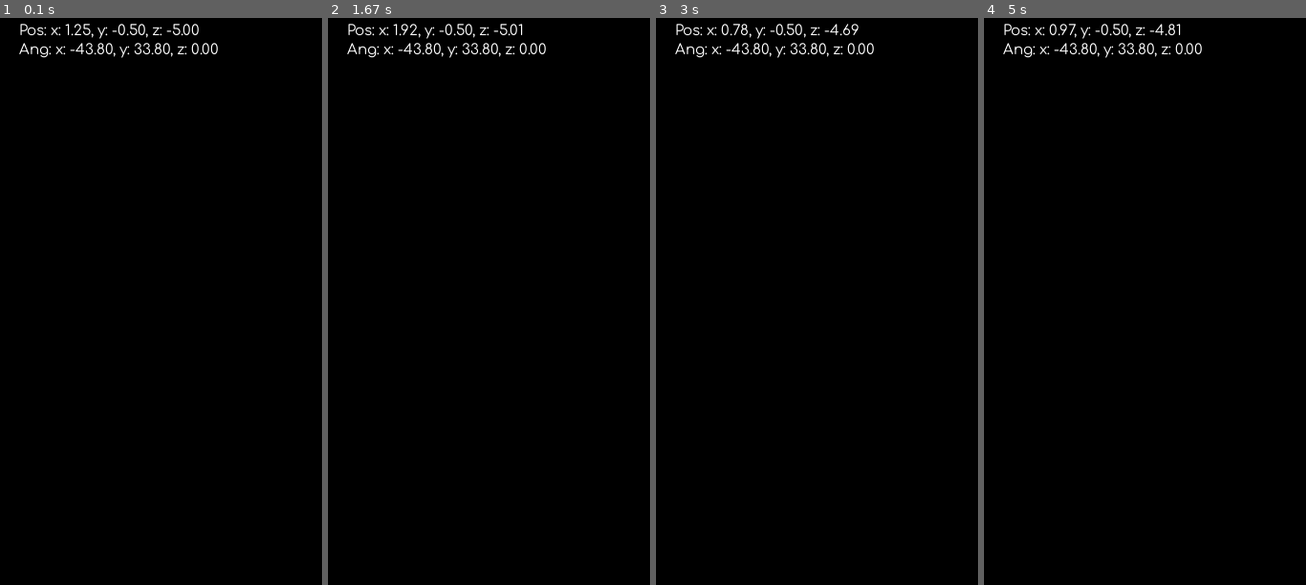
Above: before the commit, frames 1-4 (left to right).
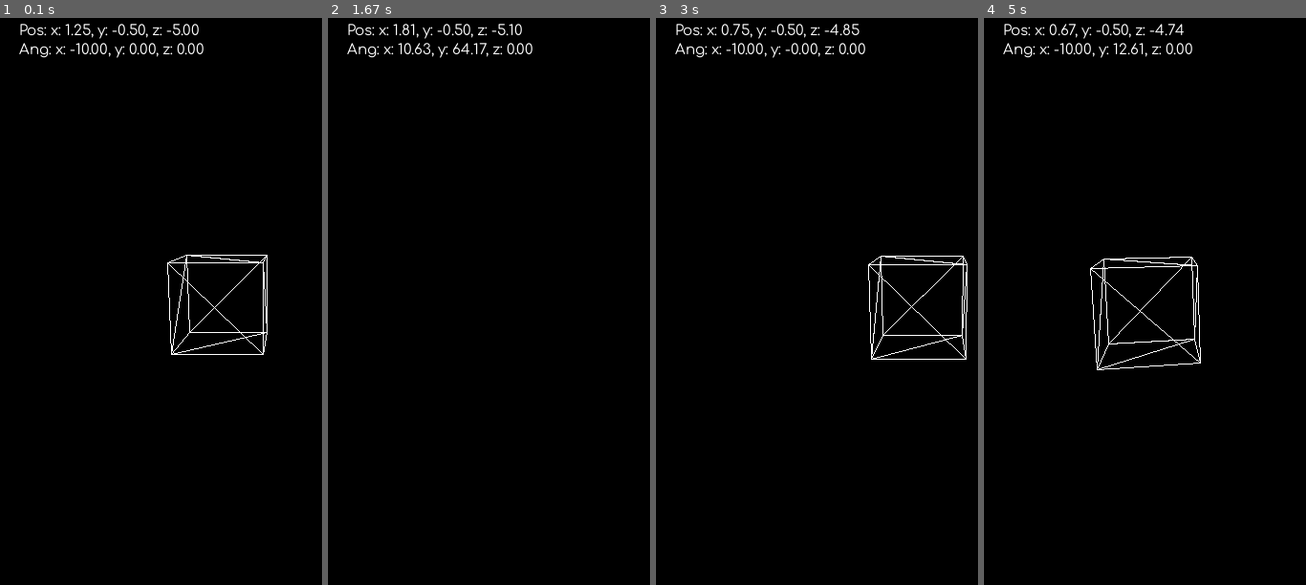
Above: after the commit, the same moments.

Repository: TreeWonTwoToFor/personal_projects
Game: pygame game, started from Python/Needs_Work/TreeOS/World/world_package/v3/main.py
Same seed, same stepped clock (60 frames per second), same inputs: the game is played once before the commit and once after it.
Inputs:
- Up to frame 1 (0.1 s): no input
- Up to frame 2 (1.67 s): hold Right 0.33-0.8 s; hold Up 0.83-1.13 s; hold W 0.83-1.13 s; hold Right 1.17-1.63 s; hold D 1.17-1.63 s
- Up to frame 3 (3 s): hold Left 1.67-2.2 s; hold A 1.67-2.2 s; hold Down 2.23-2.53 s; hold S 2.23-2.53 s; hold Left 2.57-2.97 s; hold A 2.57-2.97 s
- Up to frame 4 (5 s): hold Up 3-3.37 s; hold W 3-3.37 s; hold Right 3.4-4.03 s; hold D 3.4-4.03 s; hold Down 4.07-4.43 s; hold S 4.07-4.43 s; hold Left 4.47-4.93 s; hold A 4.47-4.93 s; hold Right from 4.97 s (still down); hold D from 4.97 s (still down)

The runs differ from the first frame. In frame 1, 1.2% of the frame differs, in the area x 23-84%, y 4-60%; in frame 2, 0.9%; in frame 3, 1.4%; in frame 4, 1.4%, in the area x 23-68%, y 1-63%.

Commit message:
started imporving the graphics with polygons. wip tho

Diff:
--- a/Python/Needs_Work/TreeOS/World/world_package/v3/Draw.py
+++ b/Python/Needs_Work/TreeOS/World/world_package/v3/Draw.py
@@ -2,6 +2,7 @@
 import math
 
 import Point
+import Polygon
 
 # Functions for 3d manipulations
 
@@ -19,11 +20,11 @@
     new_position = (math.cos(theta+d_theta)*distance+player_position[0], math.sin(theta+d_theta)*distance+player_position[1])
     return new_position
 
-def perspective_projection(screen, projected_point, camera_point, camera_orientation):
+def perspective_projection(screen, projected_point, camera):
     # redefining our list inputs into points/vectors with names that align with wikipedia
     a = Point.Point(projected_point[0], projected_point[1], projected_point[2])
-    c = camera_point
-    theta = camera_orientation
+    c = camera.point
+    theta = camera.angle
     # now we need to find the 'd' values, aka a vector that will intersect with the image surface
     # before we find the d values, let's match the variable names on the page
     cx, cy, cz = math.cos(theta.x), math.cos(theta.y), math.cos(theta.z)
@@ -53,8 +54,8 @@
 def draw_from_lines(screen, camera, line_list, offset=(0,0,0)):
     # line_list is just a list of pairs of 3d points
     for line in line_list:
-        point_a = perspective_projection((line[0][0]+offset[0],line[0][1]+offset[1],line[0][2]+offset[2]), camera.point, camera.angle)
-        point_b = perspective_projection((line[1][0]+offset[0],line[1][1]+offset[1],line[1][2]+offset[2]), camera.point, camera.angle)
+        point_a = perspective_projection((line[0][0]+offset[0],line[0][1]+offset[1],line[0][2]+offset[2]), camera)
+        point_b = perspective_projection((line[1][0]+offset[0],line[1][1]+offset[1],line[1][2]+offset[2]), camera)
         pygame.draw.line(screen, (255, 255, 255), point_a, point_b)
 
 def draw_polygons(screen, camera, p_list, offset=(0,0,0)):
@@ -62,9 +63,9 @@
         first = p_list[poly*3]
         second = p_list[poly*3+1]
         third = p_list[poly*3+2]
-        point_a = perspective_projection(screen, first, camera.point, camera.angle)
-        point_b = perspective_projection(screen, second, camera.point, camera.angle)
-        point_c = perspective_projection(screen, third, camera.point, camera.angle)
+        point_a = perspective_projection(screen, first, camera)
+        point_b = perspective_projection(screen, second, camera)
+        point_c = perspective_projection(screen, third, camera)
         pygame.draw.line(screen, (255, 255, 255), point_a, point_b)
         pygame.draw.line(screen, (255, 255, 255), point_b, point_c)
         pygame.draw.line(screen, (255, 255, 255), point_c, point_a)
@@ -74,9 +75,9 @@
     #     first = (p_list[p_counter][0]+offset[0], p_list[p_counter][1]+offset[1], p_list[p_counter][2]+offset[2])
     #     second = (p_list[p_counter+1][0]+offset[0], p_list[p_counter+1][1]+offset[1], p_list[p_counter+1][2]+offset[2])
     #     third = (p_list[p_counter+2][0]+offset[0], p_list[p_counter+2][1]+offset[1], p_list[p_counter+2][2]+offset[2])
-    #     point_a = perspective_projection(screen, first, camera.point, camera.angle)
-    #     point_b = perspective_projection(screen, second, camera.point, camera.angle)
-    #     point_c = perspective_projection(screen, third, camera.point, camera.angle)
+    #     point_a = perspective_projection(screen, first, camera)
+    #     point_b = perspective_projection(screen, second, camera)
+    #     point_c = perspective_projection(screen, third, camera)
     #     pygame.draw.line(screen, (255, 255, 255), point_a, point_b)
     #     pygame.draw.line(screen, (255, 255, 255), point_b, point_c)
     #     pygame.draw.line(screen, (255, 255, 255), point_c, point_a)
@@ -88,24 +89,24 @@
     angle_change = 10
     angle_conversion = math.pi/(180//angle_change)
     for i in range((360//angle_change)):
-        point_a = perspective_projection(screen, (math.cos(i*angle_conversion), 1, math.sin((i)*angle_conversion)), camera.point, camera.angle)
-        point_b = perspective_projection(screen, (math.cos((i+1)*angle_conversion), 1, math.sin((i+1)*angle_conversion)), camera.point, camera.angle)
+        point_a = perspective_projection(screen, (math.cos(i*angle_conversion), 1, math.sin((i)*angle_conversion)), camera)
+        point_b = perspective_projection(screen, (math.cos((i+1)*angle_conversion), 1, math.sin((i+1)*angle_conversion)), camera)
         pygame.draw.line(screen, (255,255,255), point_a, point_b)
 
 def draw_sphere(screen, camera):
     angle_change = 10
     angle_conversion = math.pi/(180//angle_change)
     for i in range((360//angle_change)):
-        point_a = perspective_projection(screen, (math.cos(i*angle_conversion), 1, math.sin((i)*angle_conversion)), camera.point, camera.angle)
-        point_b = perspective_projection(screen, (math.cos((i+1)*angle_conversion), 1, math.sin((i+1)*angle_conversion)), camera.point, camera.angle)
+        point_a = perspective_projection(screen, (math.cos(i*angle_conversion), 1, math.sin((i)*angle_conversion)), camera)
+        point_b = perspective_projection(screen, (math.cos((i+1)*angle_conversion), 1, math.sin((i+1)*angle_conversion)), camera)
         pygame.draw.line(screen, (255,255,255), point_a, point_b)
     for i in range((360//angle_change)):
-        point_a = perspective_projection(screen, (0, math.cos(i*angle_conversion)+1, math.sin((i)*angle_conversion)), camera.point, camera.angle)
-        point_b = perspective_projection(screen, (0, math.cos((i+1)*angle_conversion)+1, math.sin((i+1)*angle_conversion)), camera.point, camera.angle)
+        point_a = perspective_projection(screen, (0, math.cos(i*angle_conversion)+1, math.sin((i)*angle_conversion)), camera)
+        point_b = perspective_projection(screen, (0, math.cos((i+1)*angle_conversion)+1, math.sin((i+1)*angle_conversion)), camera)
         pygame.draw.line(screen, (255,255,255), point_a, point_b)
     for i in range((360//angle_change)):
-        point_a = perspective_projection(screen, (math.cos(i*angle_conversion), math.sin((i)*angle_conversion)+1, 0), camera.point, camera.angle)
-        point_b = perspective_projection(screen, (math.cos((i+1)*angle_conversion), math.sin((i+1)*angle_conversion)+1, 0), camera.point, camera.angle)
+        point_a = perspective_projection(screen, (math.cos(i*angle_conversion), math.sin((i)*angle_conversion)+1, 0), camera)
+        point_b = perspective_projection(screen, (math.cos((i+1)*angle_conversion), math.sin((i+1)*angle_conversion)+1, 0), camera)
         pygame.draw.line(screen, (255,255,255), point_a, point_b)
 
 # 'main' function of Draw
@@ -113,6 +114,8 @@
 def draw_frame(screen, camera, point_list, debug):
     screen.fill((0,0,0))
     #draw_sphere(screen, camera)
+    poly_list = Polygon.points_to_polygons(point_list)
+    print(poly_list)
     draw_polygons(screen, camera, point_list, (2,0,-0.5)) # in this case, it draws a cube
     camera.fix_angles() # keeps the camera's angles in realistic boundaries.
     if debug: camera.show_pos(screen)
--- /dev/null
+++ b/Python/Needs_Work/TreeOS/World/world_package/v3/Polygon.py
@@ -0,0 +1,15 @@
+class Polygon:
+    def __init__(self, point_a, point_b, point_c):
+        point_list = [point_a, point_b, point_c]
+
+    def __str__(self):
+        return self.point_list
+
+def points_to_polygons(point_list):
+    if len(point_list) % 3 == 0:
+        poly_list = []
+        for i in range(0, len(point_list), 3):
+            poly_list.append(Polygon(point_list[i], point_list[i+1], point_list[i+2]))
+        return poly_list
+    else:
+        raise ValueError("Point list is of incorrect size.")
--- a/Python/Needs_Work/TreeOS/World/world_package/v3/main.py
+++ b/Python/Needs_Work/TreeOS/World/world_package/v3/main.py
@@ -9,7 +9,7 @@
 FPS = 60
 resolution = (600,600)
 debug = True
-mouse_control = True
+mouse_control = False
 mouse_sensitivity = 1
 
 screen = pygame.display.set_mode(resolution)
